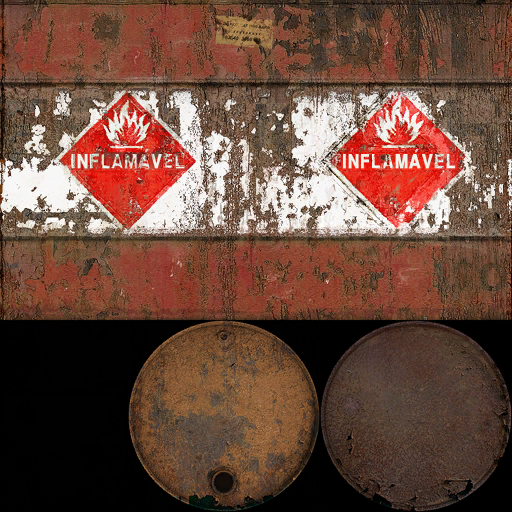
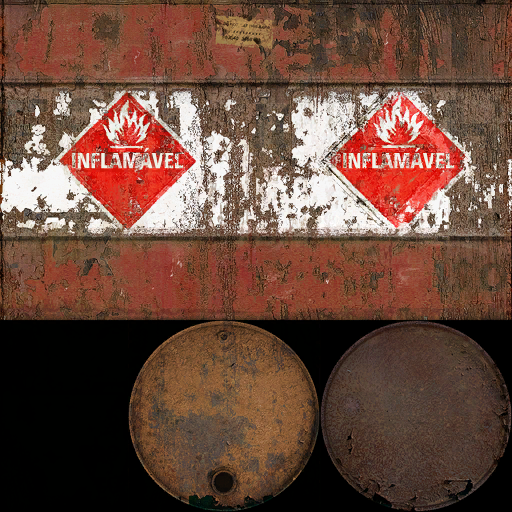
The second 512px x 512px image is a revision of the first. Changes to its layers:
removed layer "Camada 14" over (433, 153, 446, 170)
removed layer "Camada 13 cópia" over (369, 152, 381, 169)
removed layer "Camada 13" over (444, 153, 456, 170)
removed layer "Camada 12" over (381, 154, 395, 170)
removed layer "INFLAMAVEL cópia" over (343, 154, 456, 169)
removed layer "´ cópia" (was 63%) over (145, 149, 149, 153)
removed layer "COR" over (370, 153, 448, 164)
removed layer "Camada 7" over (73, 150, 184, 170)
removed layer "INFLAMAVEL" over (72, 154, 185, 169)
removed layer "Camada 9" over (69, 151, 186, 173)
removed layer "oil_drum001h" (1st of 3) over (69, 147, 458, 173)
added group "barill" with 12 layers above "oil_drum001h" over (69, 147, 458, 173)
added group "texto esquerda" with 4 layers in group "barill" over (71, 147, 184, 172)
added layer "Camada 17" in group "texto esquerda" over (138, 152, 143, 170)
added layer "Camada 20" (1st of 2, in "barill" › "texto esquerda") in group "texto esquerda" over (71, 151, 183, 172)
added layer "inflamável cópia" (1st of 2, in "barill" › "texto esquerda") in group "texto esquerda" over (72, 147, 184, 169)
added group "texto direita" with 5 layers in group "barill" over (342, 147, 455, 170)
added layer "Camada 22" in group "texto direita" over (348, 153, 449, 169)
added layer "Camada 21 cópia" in group "texto direita" over (376, 152, 447, 166)
added layer "Camada 20" (2nd of 2, in "barill" › "texto direita") in group "texto direita" over (342, 151, 454, 170)
added layer "inflamável cópia" (2nd of 2, in "barill" › "texto direita") in group "texto direita" over (343, 147, 455, 169)
added layer "Camada 23" in group "barill" over (69, 147, 458, 173)
showed "oil_drum001h" over (69, 147, 458, 173)
removed layer "oil_drum001h" (3rd of 3) over (69, 147, 458, 173)
…and 1 more changes (1 removed)
